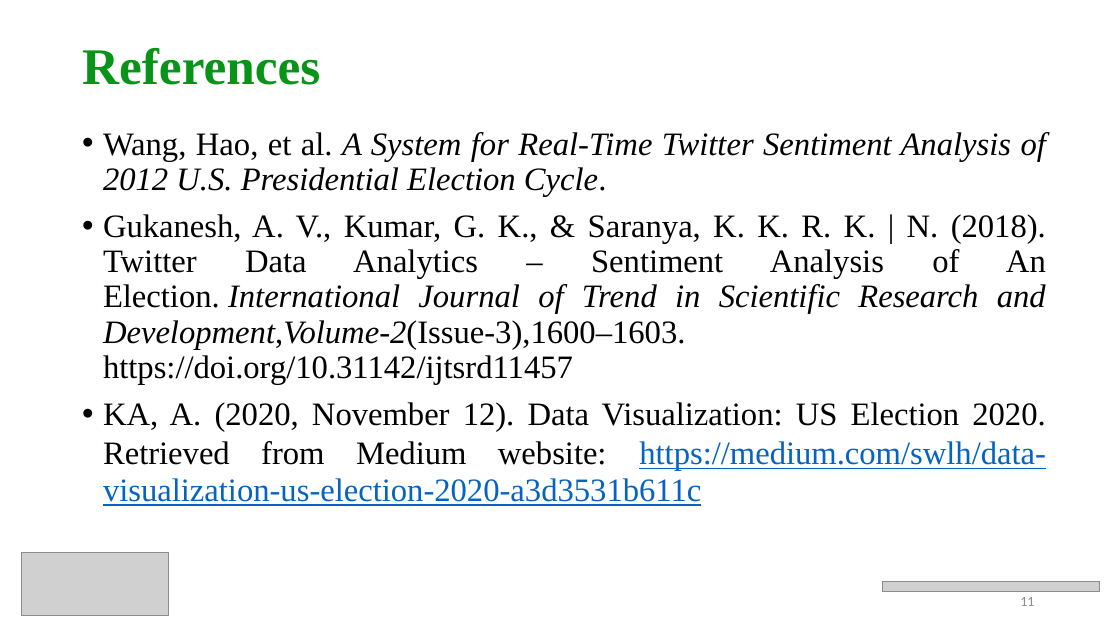
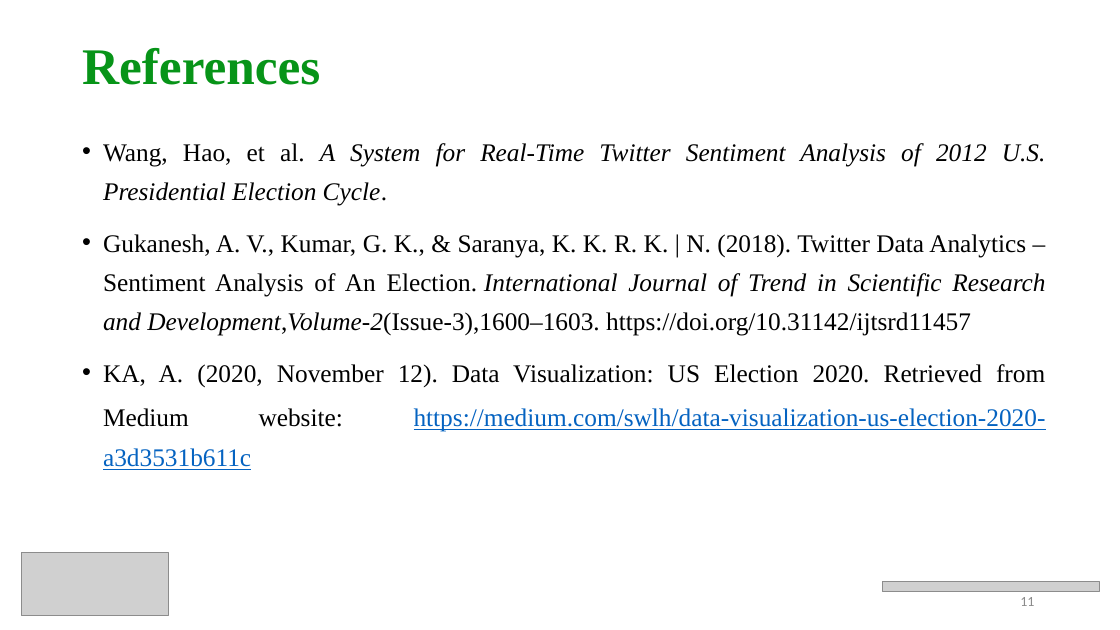
Before and after one commit to prithvikolla/Data-Visualization, a slide deck: slide 11 of Data-Visualization/Final Project/Submission/Kolla_FinalProject.pptx. Drawn at 1120x630 pixels with LibreOffice and Linux fonts; fonts in the diff are those of the drawing; grey boxes stand for pictures. Boxes give left, top, right and bottom in pixels: in the first picture for what was removed or moved away, otherwise in the second. Text is boxed around its words. In the diff, an @@ line names an element or a change of style, - is before the commit and + after.

```diff
--- a/Data-Visualization/Final Project/Submission/Kolla_FinalProject.pptx
+++ b/Data-Visualization/Final Project/Submission/Kolla_FinalProject.pptx
@@ text "Wang, Hao, et al. A ..." at (x1=103, y1=143, x2=1046, y2=470): size 28 to 21.7 pt; line spacing 0.9 to 1.3 @@
```
Also in this commit, not shown: 2 other files.
